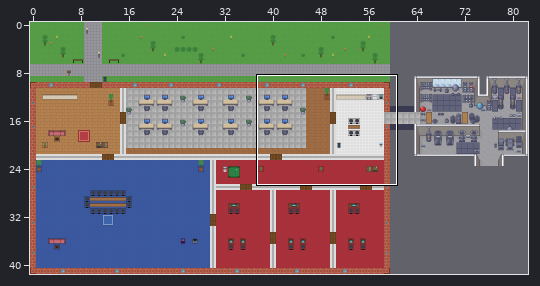
Two states of a Tiled map (JSON), client/public/maps/default.tmj. The picture above shows the old version from afar; the outline marks the close-up.
Close-up. Before:
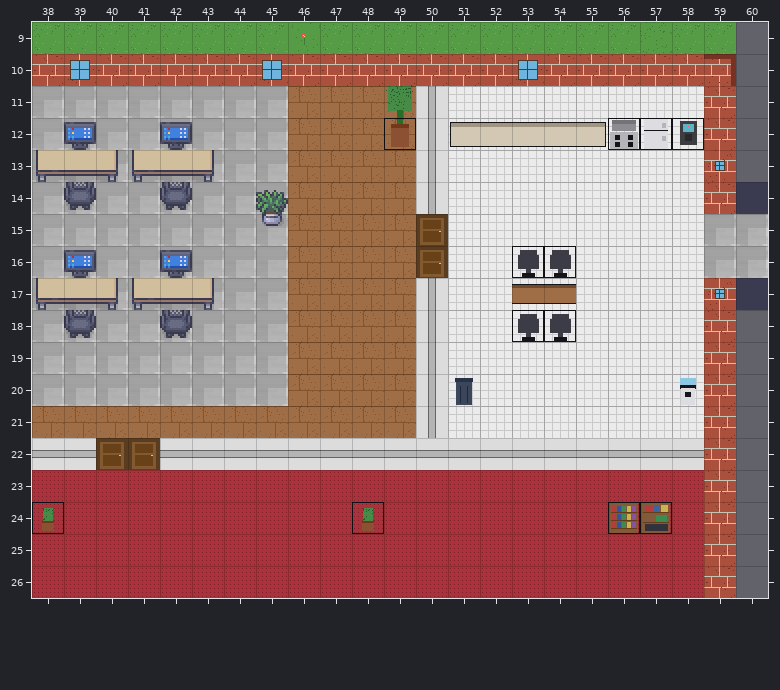
Cells are 32x32 px. Shown: x 38..60, y 9..26. The commit also changed other parts of the map, which this record leaves out.
Once edited:
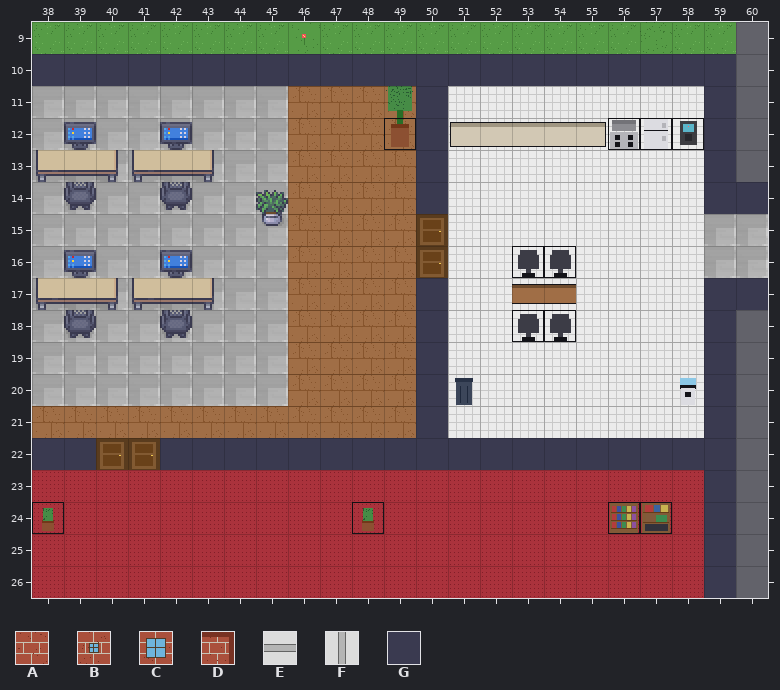
Key: from "basic": A 32, B 33, C 34, D 39, E 48, F 49; from "room_builder": G 8.
_ is an empty cell.
Edits made:
Layer "walls":
y 10: x 38..59 ACAAAAACAAAAAAACAAAAAD -> GGGGGGGGGGGGGGGGGGGGGG
y 11..12: x 50 F -> G; x 59 A -> G
y 13: x 50 F -> G; x 59 B -> G
y 14: x 50 F -> G; x 59 A -> G
y 17: x 50 F -> G; x 59 B -> G
y 18..21: x 50 F -> G; x 59 A -> G
y 22: x 38..39 EE -> GG; x 42..59 EEEEEEEEEEEEEEEEEA -> GGGGGGGGGGGGGGGGGG
y 23..26: x 59 A -> G
Where, in picture pixels (left, top, right, bottom), the same in both close-ups:
changed: (32, 54, 736, 214)
changed: (160, 278, 736, 598)
changed: (32, 438, 96, 470)
